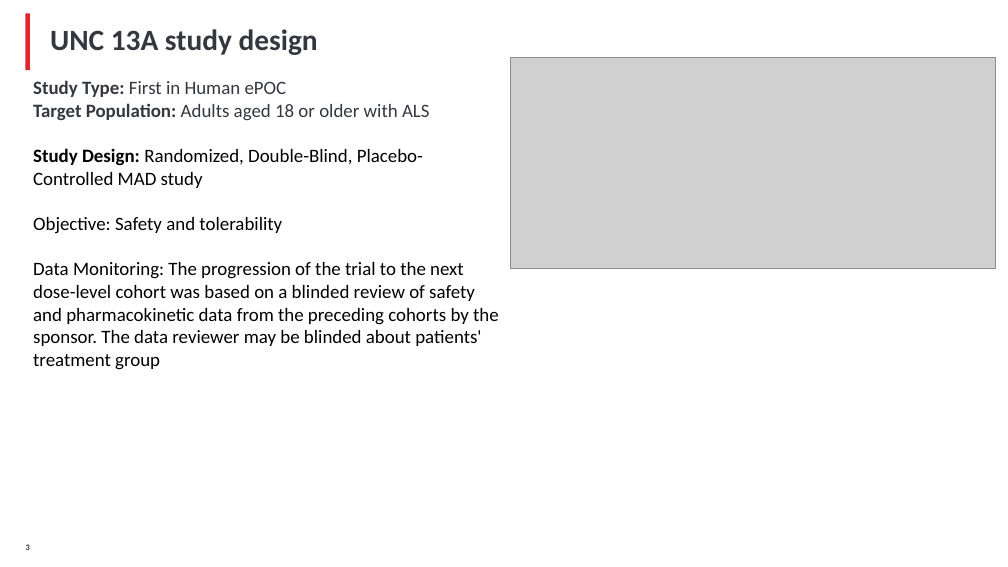
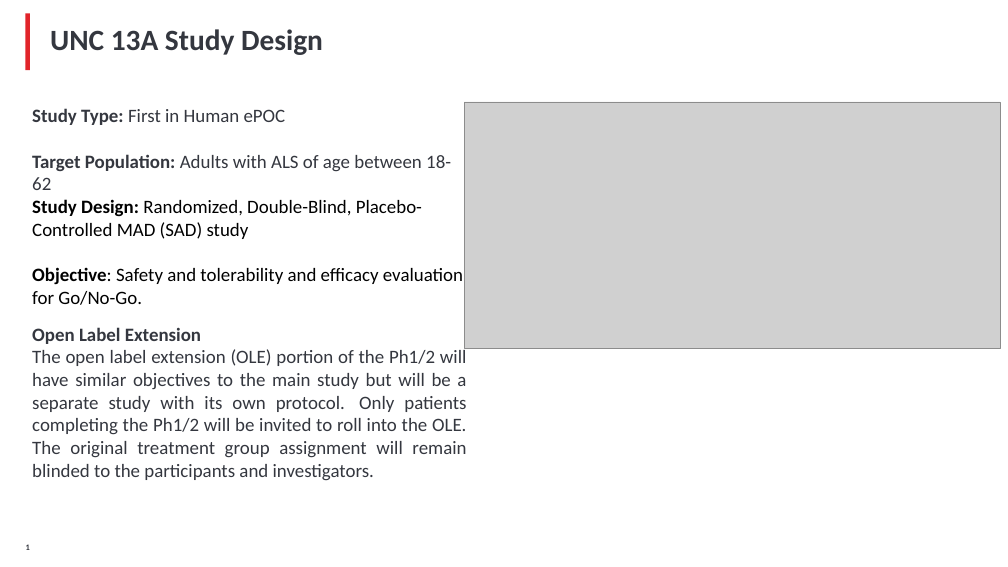
Before and after one commit to YushufSharker/ALS, a slide deck: slide 2 of OutputDocuments/ALS_Slide_deck_STAT.pptx (slide 4 before the commit). Drawn at 1008x567 pixels with LibreOffice and Linux fonts; fonts in the diff are those of the drawing; grey boxes stand for pictures; background and template pictures are left out. Boxes give left, top, right and bottom in pixels: in the first picture for what was removed or moved away, otherwise in the second. Text is boxed around its words. In the diff, an @@ line names an element or a change of style, - is before the commit and + after.

```diff
--- a/OutputDocuments/ALS_Slide_deck_STAT.pptx
+++ b/OutputDocuments/ALS_Slide_deck_STAT.pptx
@@ title at (50, 29, 323, 55): text changed @@
-UNC 13A study design
+UNC 13A Study Design
@@ text "Study Type: First in Human ...": place and size @@
-text "Study Type: First in Human ..." at (33, 80, 499, 370)
+text "Study Type: First in Human ..." at (32, 108, 466, 480)
@@ picture: place and size @@
-picture at (511, 57, 996, 268)
+picture at (464, 102, 1000, 348)
@@ text at (32, 154, 466, 480): text changed; text colour #000000 to #34373F @@
-Target Population: Adults aged 18 or older with ALS
-Study Design: Randomized, Double-Blind, Placebo-Controlled MAD study
-Objective: Safety and tolerability
-Data Monitoring: The progression of the trial to the next dose-level cohort was based on a blinded review of safety and pharmacokinetic data from the preceding cohorts by the sponsor. The data reviewer may be blinded about patients' treatment group
+Target Population: Adults with ALS of age between 18-62
+Study Design: Randomized, Double-Blind, Placebo-Controlled MAD (SAD) study
+Objective: Safety and tolerability and efficacy evaluation for Go/No-Go.
+Open Label Extension
+The open label extension (OLE) portion of the Ph1/2 will have similar objectives to the main study but will be a separate study with its own protocol. Only patients completing the Ph1/2 will be invited to roll into the OLE. The original treatment group assignment will remain blinded to the participants and investigators.
```
Also in this commit, not shown: 7 other slides changed, 6 slides added, 13 slides removed, 2 other files.
